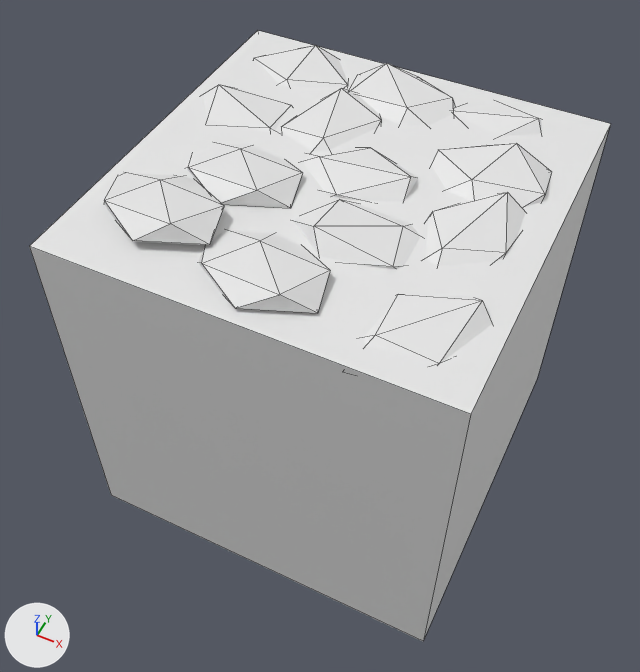
A saved change to the Blender file Blender/Tiles.blend.
Both versions are drawn from a camera (50 mm lens) standing at (1.38, -2.97, 2.58) and looking at (0.0, -0.22, -0.86). The axes (+X, +Y, +Z) are drawn at lower left. The lights are the same throughout. Mesh edges are drawn as thin lines.

In view in the first picture: 'StoneOrnament', 'Tile'.
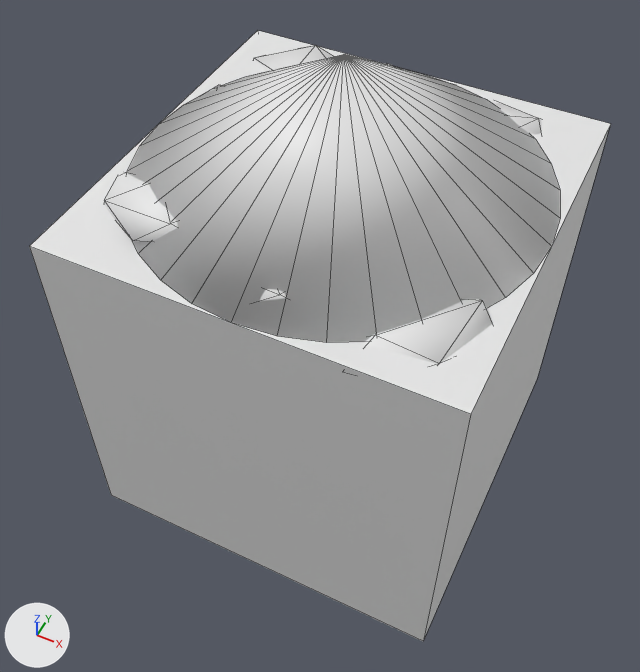
Edits to the bpy script that builds the scene:
```text
Change me_stoneornament_001:
    where me_stoneornament_001.from_pydata(...)  # 239 vertices, 227 faces; spans x -0.99..0.96, y -1.0..0.97, z -0.06..0.12
    used by ob_stoneornament; location = (0.0, 0.0, 0.0)
    me_stoneornament_001 part 1: all faces are now shaded smooth (227 of 227 changed)
Add me_cone:
    me_cone.from_pydata(...)  # a 32-sided cone pointing to +z spanning x -1.0..1.0, y -1.0..1.0, z 0.0..0.65
    me_cone.polygons.foreach_set('use_smooth', [True] * 33)
Add ob_cone:
    ob_cone = bpy.data.objects.new('Cone', me_cone)
    ob_cone.location = (0.0, 0.0, 0.0)
```

What differs and where, as boxes (x1, y1, x2, y2) in the pictures (640 x 672 px):
'Cone', added: after (127, 54, 560, 343)
part 1 of me_stoneornament_001, shading changed: before (104, 45, 551, 364); after (104, 45, 541, 364)
